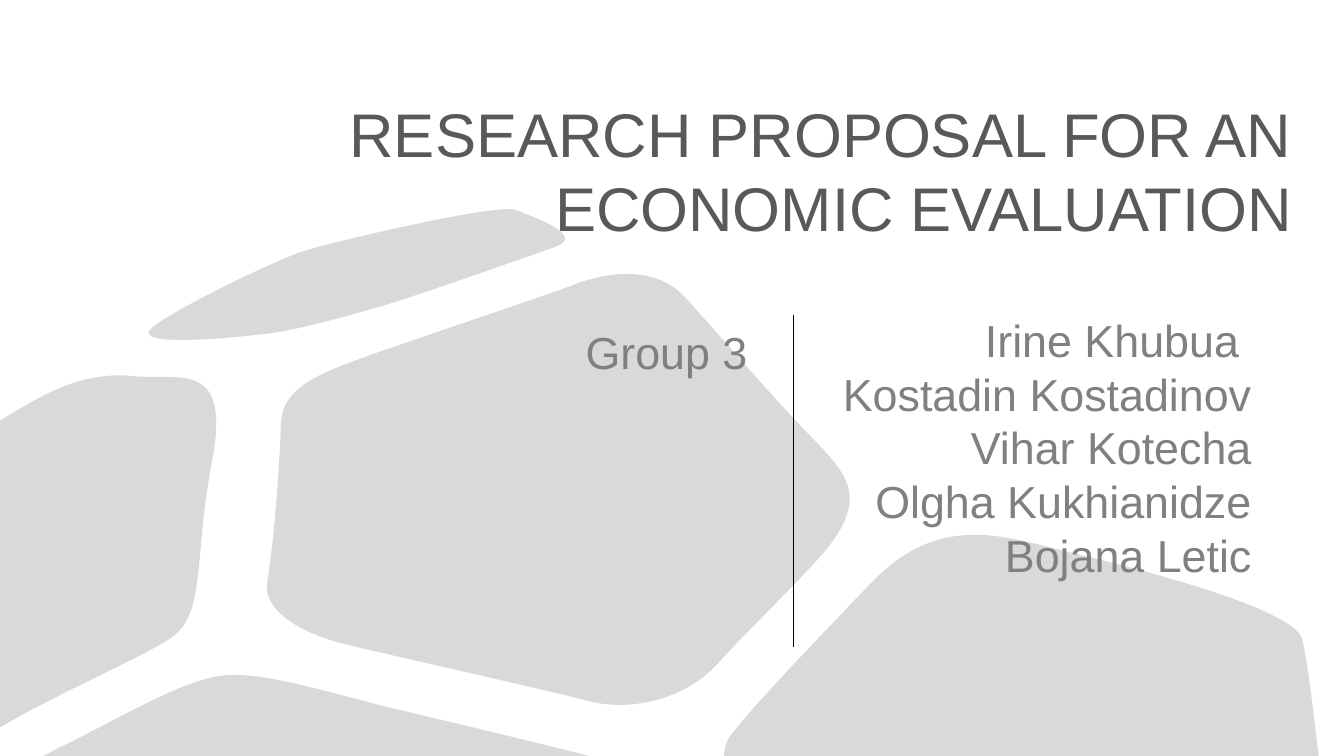
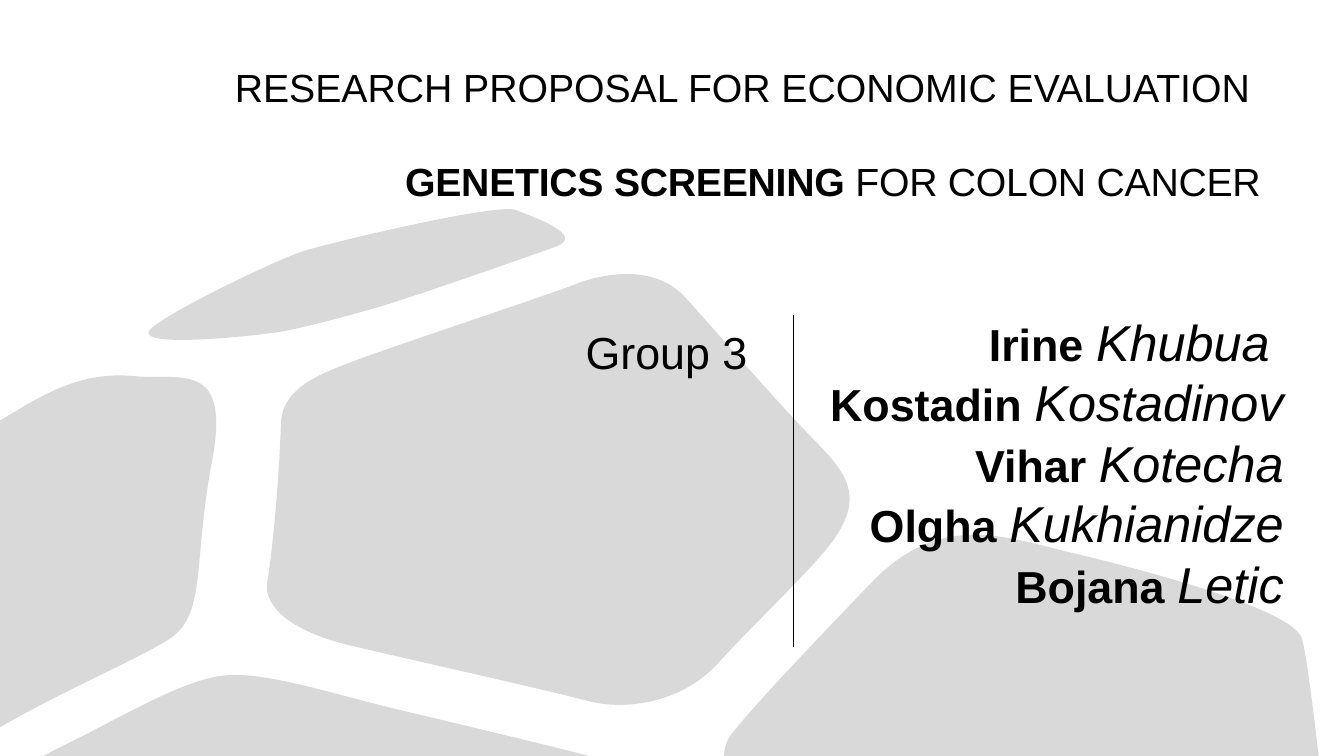
Before and after one commit to kostadinoff/SMU_seminar_in_economic-_evaluation_in_Healthcare, a slide deck: slide 1 of group_assigment/group_assigment.pptx. Drawn at 1344x756 pixels with LibreOffice and Linux fonts; fonts in the diff are those of the drawing. Boxes give left, top, right and bottom in pixels: in the first picture for what was removed or moved away, otherwise in the second. Text is boxed around its words. In the diff, an @@ line names an element or a change of style, - is before the commit and + after.

```diff
--- a/group_assigment/group_assigment.pptx
+++ b/group_assigment/group_assigment.pptx
@@ title at (235,74,1261,197): text changed; size 44 to 28 pt; text colour #595959 to #000000 @@
-RESEARCH PROPOSAL FOR AN ECONOMIC EVALUATION
+RESEARCH PROPOSAL FOR ECONOMIC EVALUATION
+GENETICS SCREENING FOR COLON CANCER
@@ subtitle "Group 3" at (586,337,747,378): text colour #808080 to #000000 @@
@@ text "Irine Khubua": place and size @@
-text "Irine Khubua" at (843,324,1252,581)
+text "Irine Khubua" at (830,324,1284,611)
@@ text "Irine Khubua" at (830,324,1284,611): size 32 to 36 pt, italic on in "Khubua", "Kostadinov", "Kotecha", "Kukhianidze" and 1 more places; text colour #808080 to #000000; bold on in "Irine", "Kostadin", "Vihar", "Olgha" and 1 more places @@
```
Also in this commit, not shown: 2 other slides changed, 4 other files.
